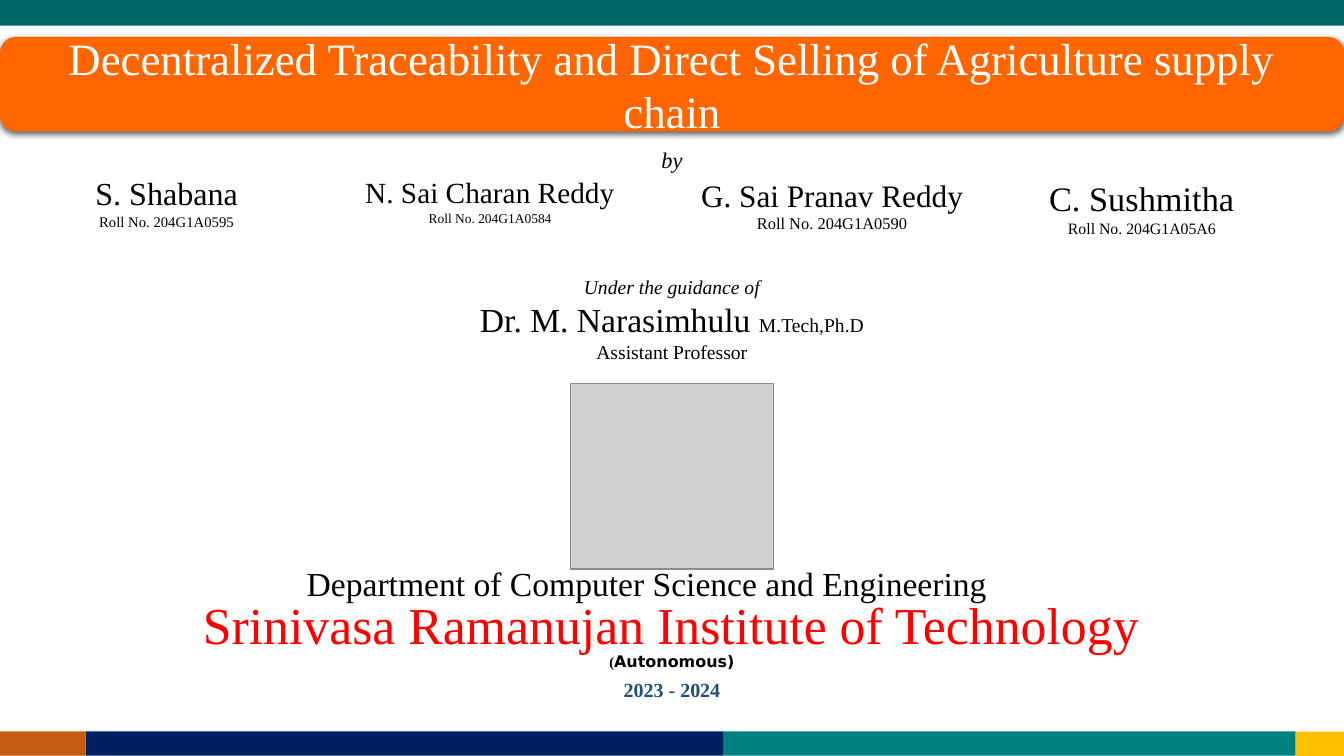
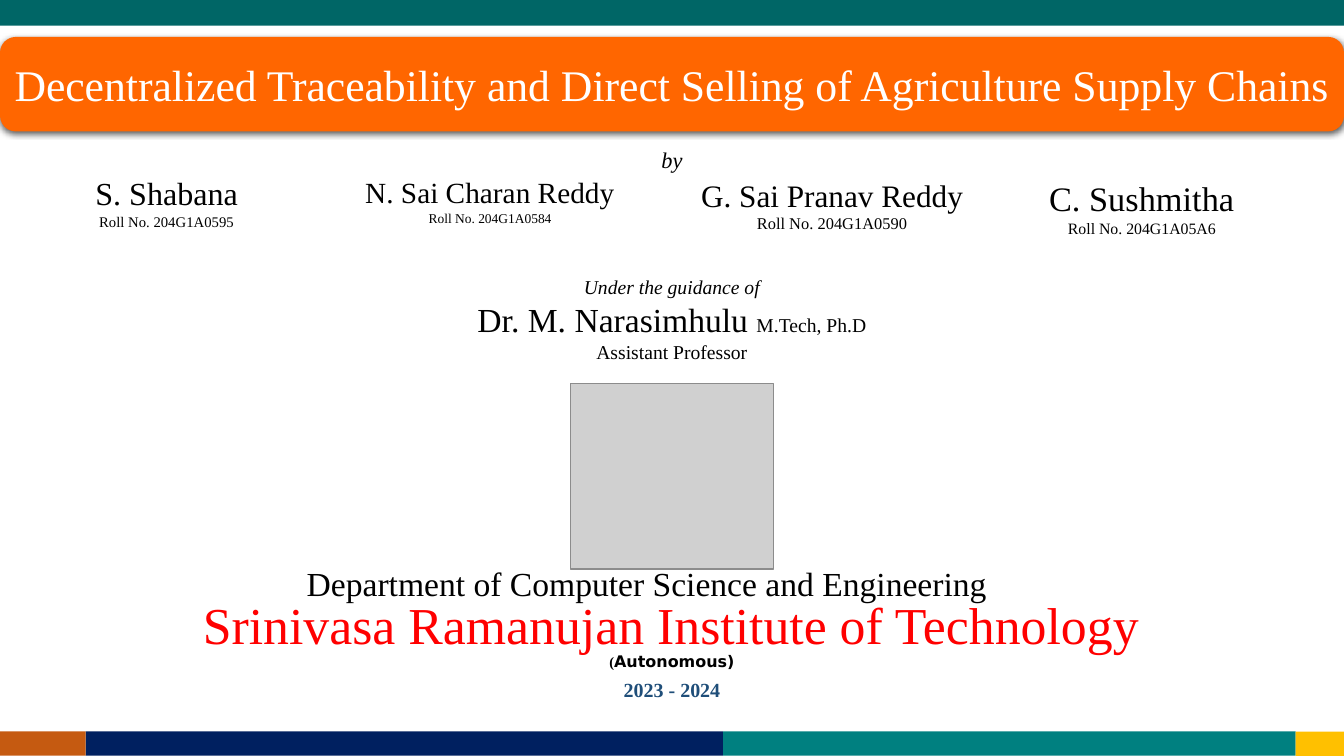
Before and after one commit to SRIT-CSE/IOT-RFID, a slide deck: slide 1 of Review PPTs/0-REVIEW PPT.pptx. Drawn at 1344x756 pixels with LibreOffice and Linux fonts; fonts in the diff are those of the drawing; grey boxes stand for pictures. Boxes give left, top, right and bottom in pixels: in the first picture for what was removed or moved away, otherwise in the second. Text is boxed around its words. In the diff, an @@ line names an element or a change of style, - is before the commit and + after.

```diff
--- a/Review PPTs/0-REVIEW PPT.pptx
+++ b/Review PPTs/0-REVIEW PPT.pptx
@@ text in rounded rectangle at <box>15,70,1328,110</box>: text changed; size 32 to 31.2 pt @@
-Decentralized Traceability and Direct Selling of Agriculture supply chain
+Decentralized Traceability and Direct Selling of Agriculture Supply Chains
@@ text at <box>477,308,866,335</box>: spaces changed @@
-Dr. M. Narasimhulu M.Tech,Ph.D
+Dr. M. Narasimhulu M.Tech, Ph.D
```
Also in this commit, not shown: 1 other slide changed.
